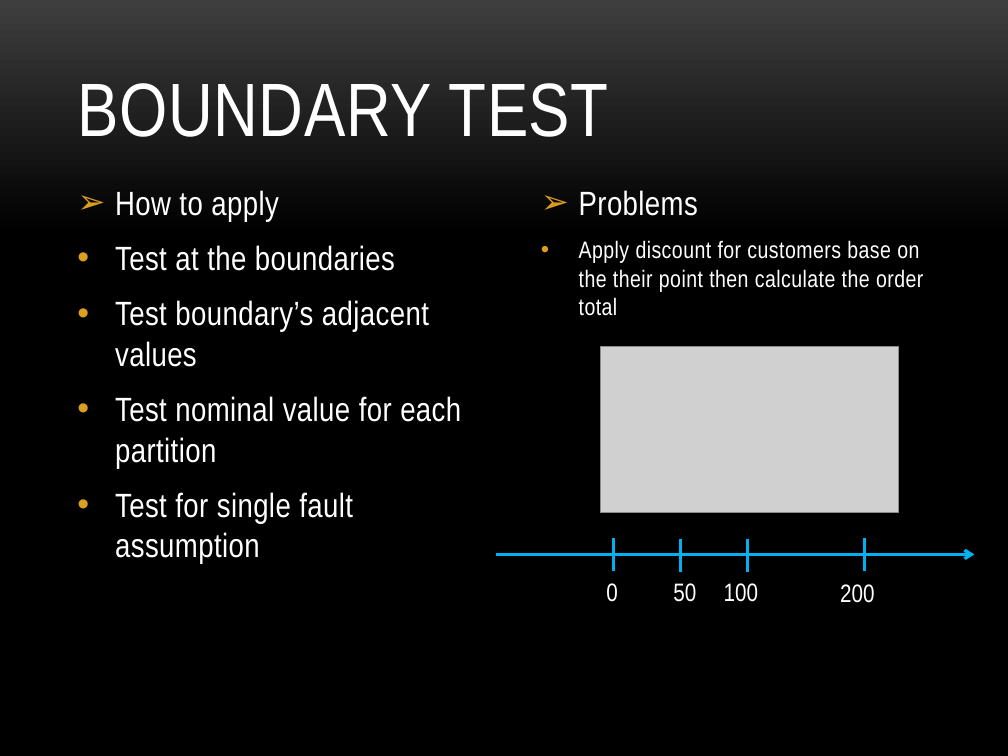
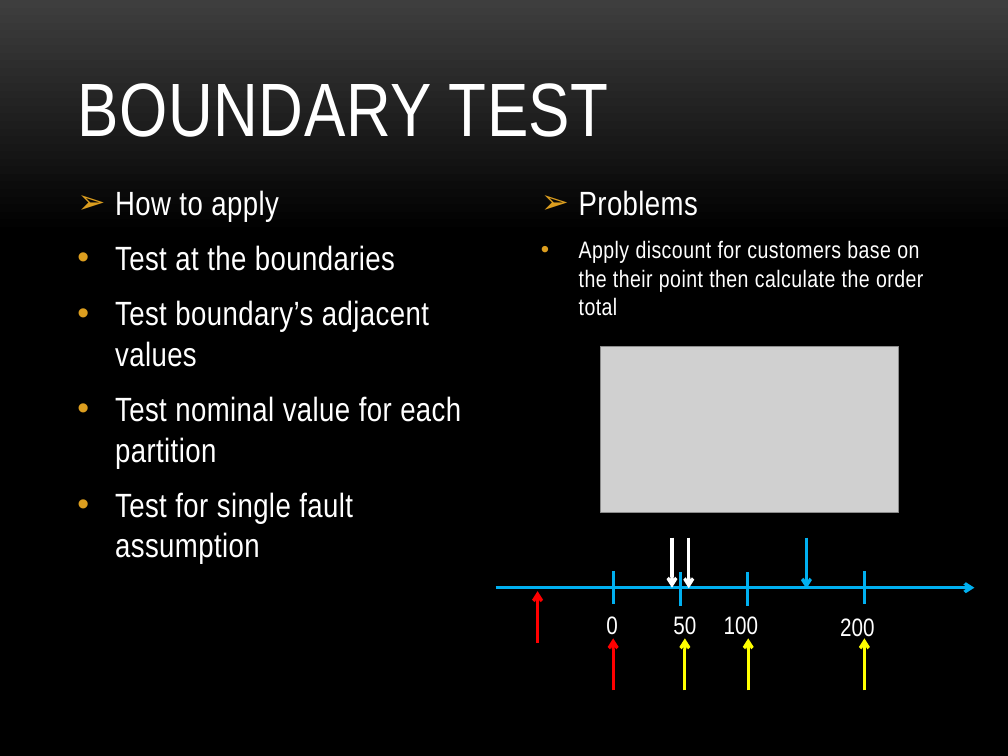
Before and after one commit to khoanguyen/UnitTestDemo, a slide deck: slide 2 of UnitTest.pptx. Drawn at 1008x756 pixels with LibreOffice and Linux fonts; fonts in the diff are those of the drawing; grey boxes stand for pictures; background and template pictures are left out. Boxes give left, top, right and bottom in pixels: in the first picture for what was removed or moved away, otherwise in the second. Text is boxed around its words. In the diff, an @@ line names an element or a change of style, - is before the commit and + after.

```diff
--- a/UnitTest.pptx
+++ b/UnitTest.pptx
@@ arrow added from (672, 537) to (672, 588), #FFFFFF 2.25 pt @@
@@ arrow added from (688, 537) to (688, 589), #FFFFFF 2.25 pt @@
@@ arrow added from (806, 537) to (806, 589), #00B0F0 2.25 pt @@
@@ 4 texts, 4 lines, 1 arrow: place and size @@
-4 texts, 4 lines, 1 arrow at (496,537,975,603)
+4 texts, 4 lines, 1 arrow at (496,571,975,642)
@@ arrow added from (537, 643) to (537, 591), #FF0000 2.25 pt @@
@@ arrow added from (613, 690) to (613, 638), #FF0000 2.25 pt @@
@@ arrow added from (684, 690) to (684, 638), #FFFF00 2.25 pt @@
@@ arrow added from (748, 690) to (748, 638), #FFFF00 2.25 pt @@
@@ arrow added from (865, 690) to (865, 638), #FFFF00 2.25 pt @@
```
Also in this commit, not shown: 2 other slides changed, 5 other files.
